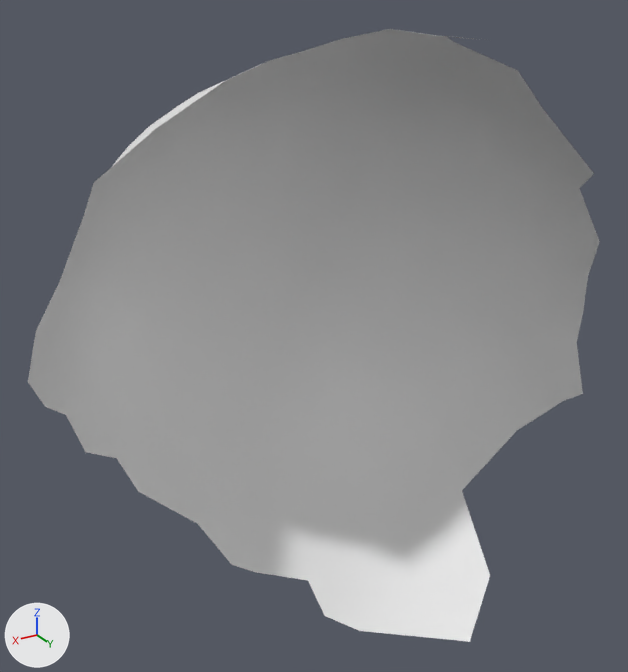
The OBJ model res/final/onecam_fullvolume/cleanedup/FullVolium.000368.obj as it was, and as the next commit left it.
Rendered twice from a camera (50 mm lens) standing at (744.2, 469.5, 496.7) and looking at (636.5, 290.2, 407.0). The lights are fixed; the arrows at lower left show +X, +Y and +Z. Where no turn or scale is listed for an object, it has been applied to the vertices.

Objects in the first picture: 'FullVolium.000368'.
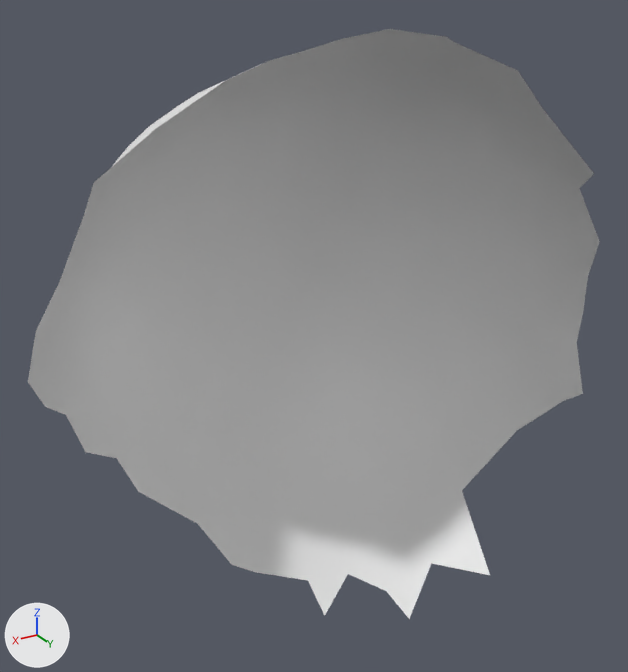
Boxes (x1, y1, x2, y2) around the edits, measured in the pictures (628 x 672 px):
'FullVolium.000368', reshaped: before (28, 29, 600, 642); after (28, 29, 600, 619)
part 1 of me_fullvolium_000368, deleted: before (325, 563, 490, 642)

The change, as a list of edits to the scene's bpy script:
```text
Change me_fullvolium_000368:
    where me_fullvolium_000368.from_pydata(...)  # 912 vertices, 1782 faces; spans x 560.0..709.0, y 243.0..344.0, z 321.0..485.0
    used by ob_fullvolium_000368; location = (0.0, 0.0, 0.0)
    verts and faces of me_fullvolium_000368; kept vertices keep their numbers, new ones are numbered from 912
    before: 92 (606.0, 307.0, 334.0) at pixel (431, 563), 881 (621.0, 305.0, 328.0) at pixel (386, 591), 886 (628.0, 295.0, 330.0) at pixel (348, 574), 900 (597.0, 322.0, 336.0) at pixel (490, 575), 905 (620.0, 315.0, 325.0) at pixel (409, 619)
    before: 906 (632.0, 308.0, 321.0) at pixel (359, 630), 908 (640.0, 302.0, 325.0) at pixel (324, 616), 911 (611.0, 331.0, 325.0) at pixel (469, 641)
    me_fullvolium_000368 part 1
    add delete_vertices([906, 911])  # with the faces that use them
```
